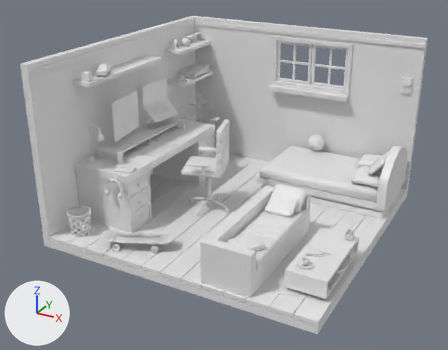
The glTF model dist/assets/myRoom.glb: old version first, new version second.
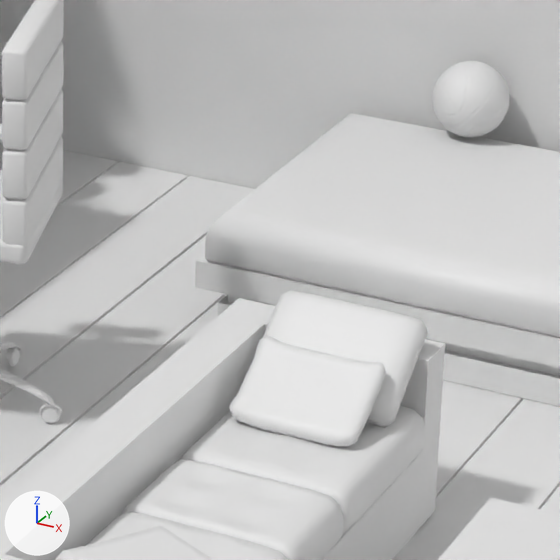
The first picture shows the older version from a camera (50 mm lens) standing at (9.47, -18.39, 10.71) and looking at (-0.3, -0.62, 1.82). The close-ups show both versions on the part from 48% to 75% of the width and 35% to 69% of the height of that picture; other places that the commit changed are outside them. Lighting does not change. The marker at lower left points along +X, +Y and +Z. Where no turn or scale is listed for an object, it has been applied to the vertices.
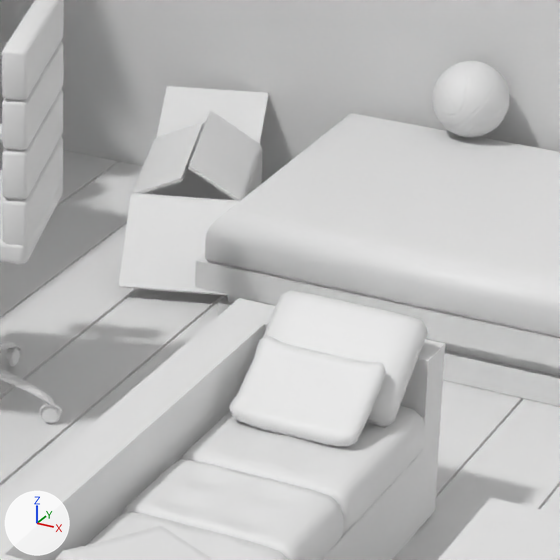
Where the newer file only moved an object's origin or applied its transform, the numbers keep the older frame.

What differs and where, as boxes [x1, y1, x2, y2] in the close-ups (560 x 560 px):
```json
{"object": "Cube.032", "change": "added", "after": [119, 86, 268, 296]}
```

Edits to the scene script, one JSON object a line:
```json
{"op": "add", "block": "me_cube_025", "code": ["me_cube_025 = bpy.data.meshes.new('Cube.025')", "me_cube_025.from_pydata(...)  # 180 vertices, 329 faces; spans x -0.86..0.87, y -1.42..1.43, z -0.54..0.46"]}
{"op": "add", "block": "ob_cube_032", "code": ["ob_cube_032 = bpy.data.objects.new('Cube.032', me_cube_025)", "ob_cube_032.location = (-0.87, 3.308, 0.816)"]}
```
